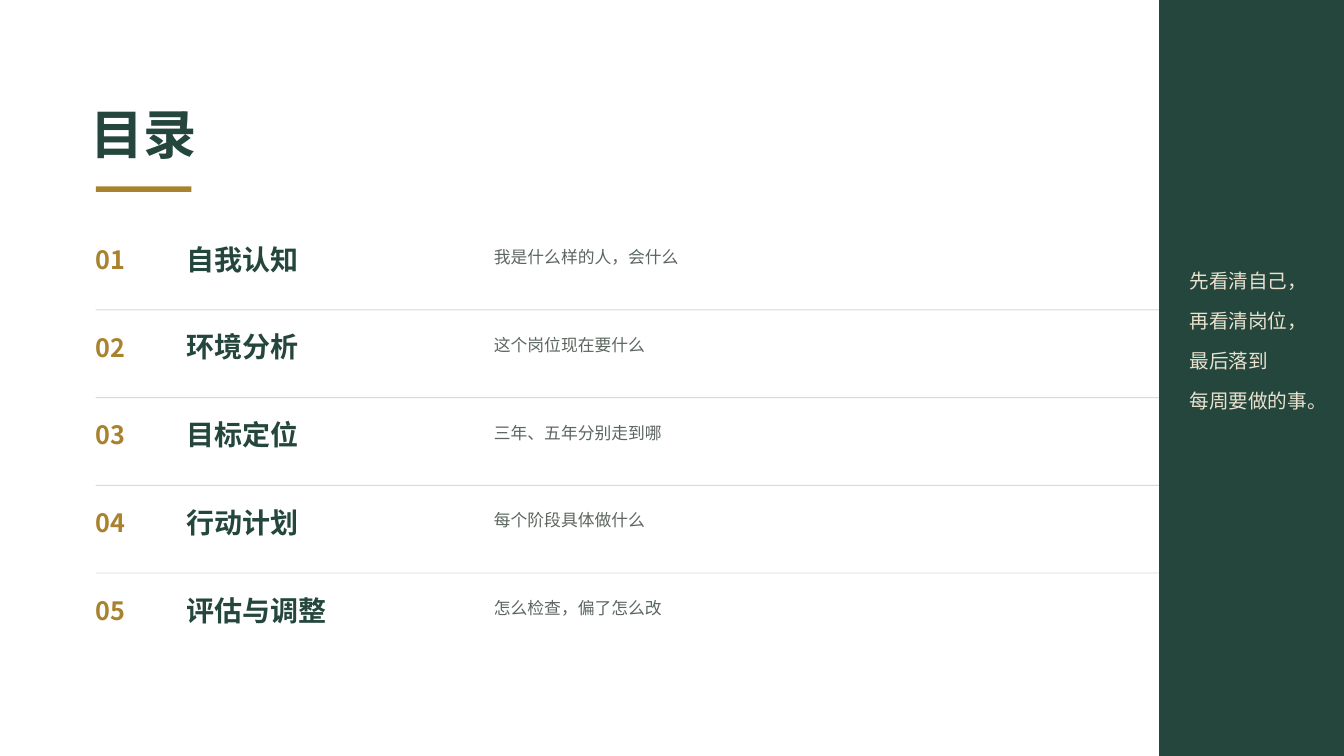
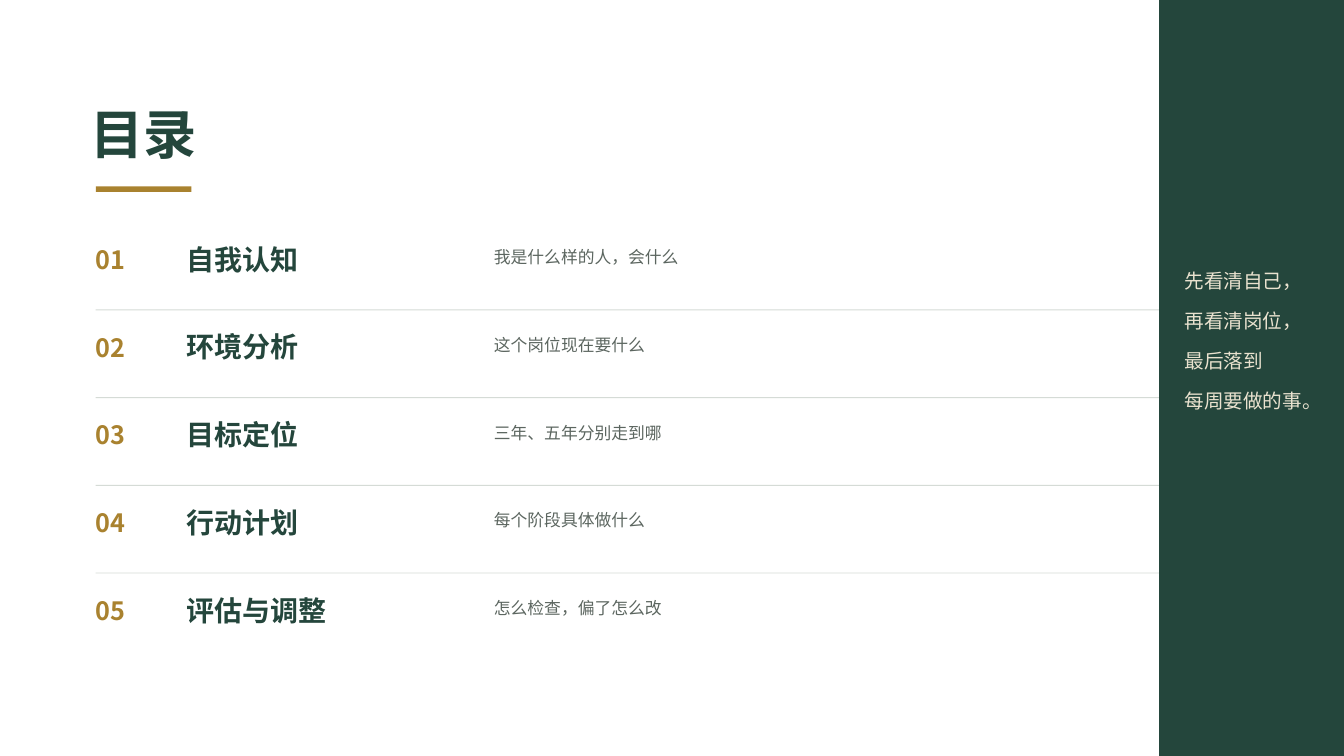
Before and after one commit to SEN-FOREST-21/feiyi-video-analysis, a slide deck: slide 2 of 职业生涯规划.pptx. Drawn at 1344x756 pixels with LibreOffice and Linux fonts; fonts in the diff are those of the drawing. Boxes give left, top, right and bottom in pixels: in the first picture for what was removed or moved away, otherwise in the second. Text is boxed around its words. In the diff, an @@ line names an element or a change of style, - is before the commit and + after.

```diff
--- a/职业生涯规划.pptx
+++ b/职业生涯规划.pptx
@@ text "先看清自己，": place and size @@
-text "先看清自己，" at [1189, 271, 1326, 410]
+text "先看清自己，" at [1184, 271, 1321, 410]
```
Also in this commit, not shown: 8 other slides changed, 1 other file.
